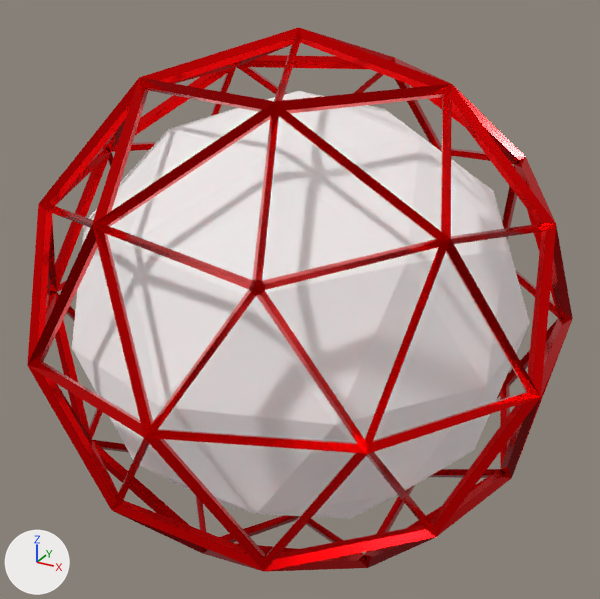
Renders of the glTF model client/source/meshes/globe.glb from each side of a commit.
Camera for both pictures: a 50 mm lens placed at (1.311, -2.375, 1.209), pointed at (0.0, 0.009, 0.017). The axes (+X, +Y, +Z) are drawn at lower left. The lights are the same throughout. The picture after the commit comes second. Where no turn or scale is listed for an object, it has been applied to the vertices.

In view in the first picture: 'ball', 'frame'.
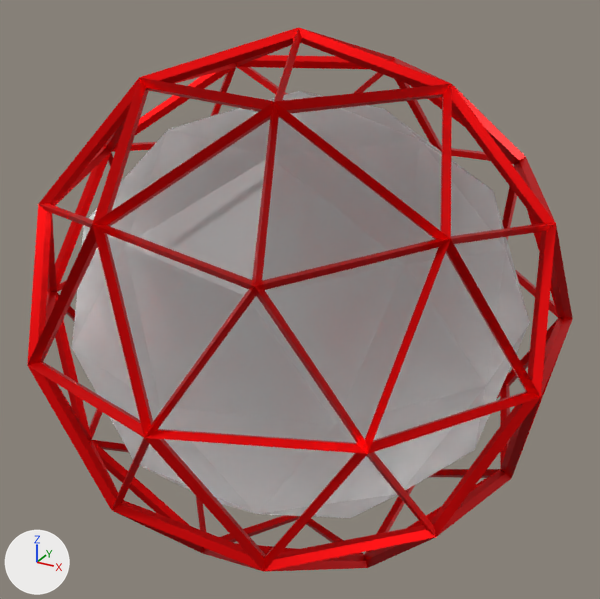
Location of each change, [x1, y1, x2, y2] in pixels of the pictures (600 x 599 px):
'ball', surface changed, recoloured: [72, 91, 530, 518] in both
'frame', surface changed: [27, 27, 572, 572] in both

Diff of the bpy script that builds the scene:
```diff
--- a/client/source/meshes/globe.glb.py
+++ b/client/source/meshes/globe.glb.py
@@ mat_frame_mat @@
 mat_frame_mat.base_color = (0.8, 0.00177, 0.00262)  # red #e70609
-mat_frame_mat.metallic = 1.0
-mat_frame_mat.roughness = 0.181
+mat_frame_mat.metallic = 0.896
+mat_frame_mat.roughness = 0.399
@@ mat_core_mat @@
 mat_core_mat = principled_material('core mat')
-mat_core_mat.base_color = (1.0, 1.0, 1.0)  # white #ffffff
-mat_core_mat.metallic = 1.0
-mat_core_mat.roughness = 1.0
+mat_core_mat.base_color = (0.8, 0.8, 0.8)  # white #e7e7e7
+mat_core_mat.roughness = 0.446
+mat_core_mat.transmission_weight = 1.0
+mat_core_mat.emission_strength = 0.02
```
